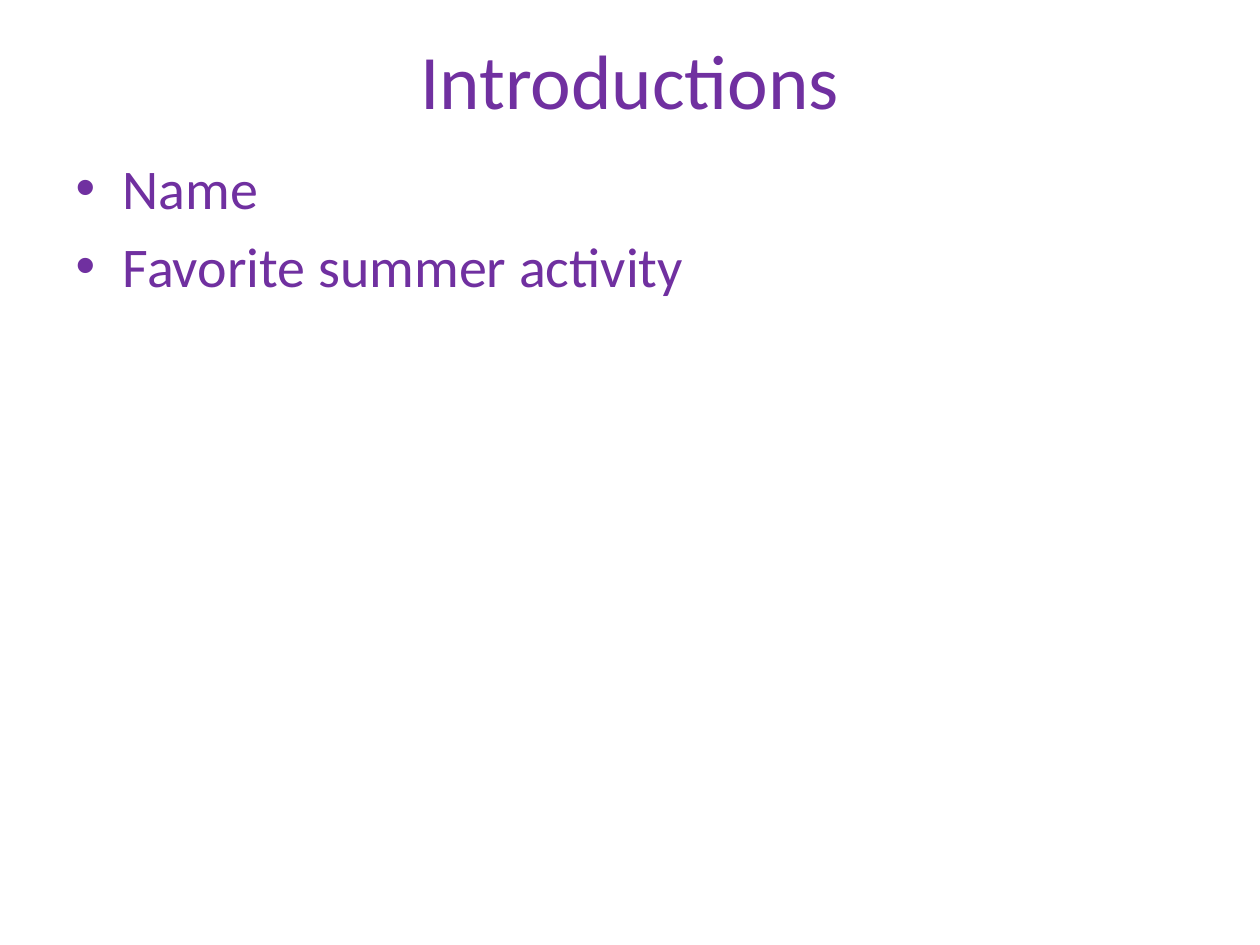
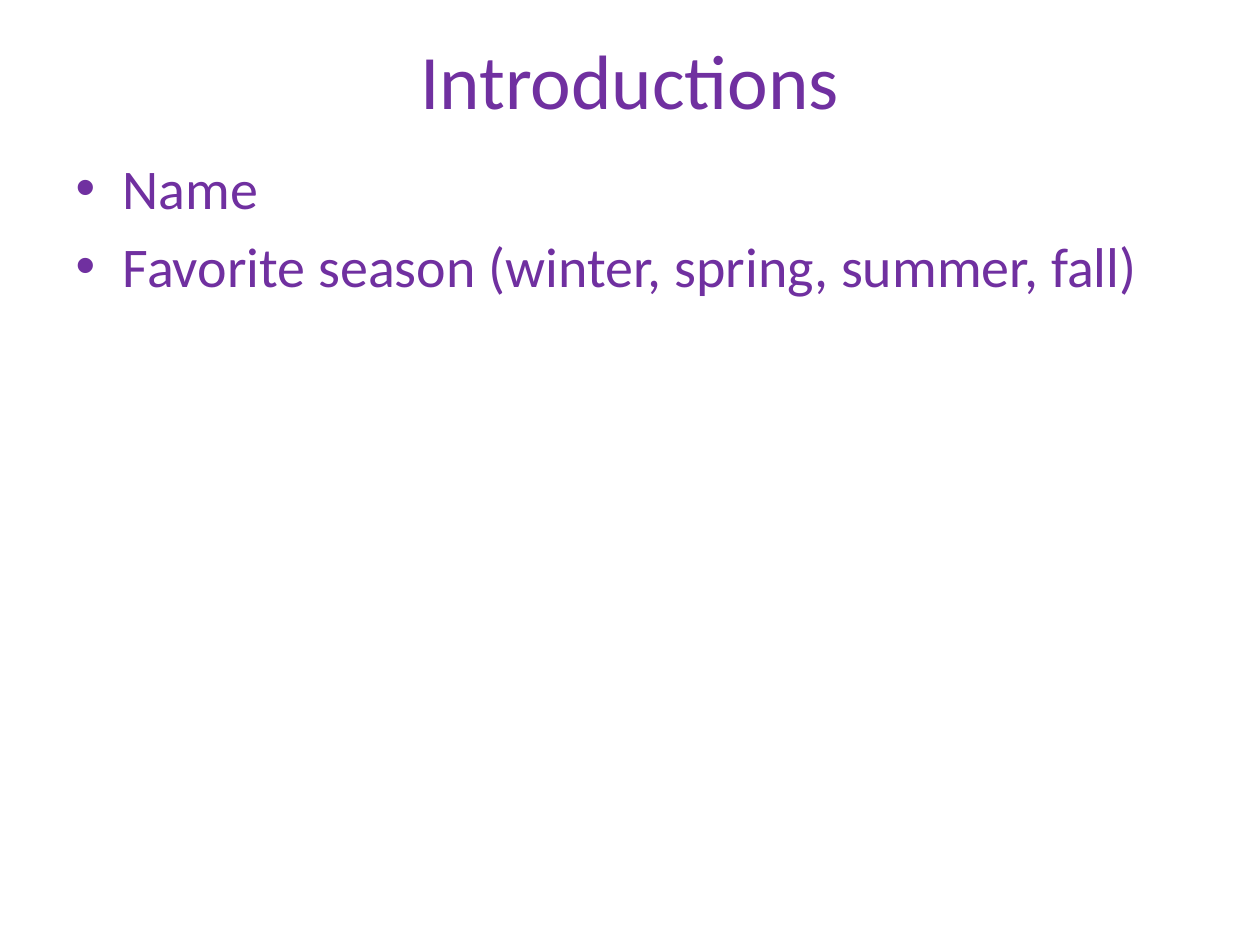
Before and after one commit to dykebert/GDI_Database_Training, a slide deck: slide 5 of Introduction to Databases and SQL.pptx. Drawn at 1260x945 pixels with LibreOffice and Linux fonts; fonts in the diff are those of the drawing. Boxes give left, top, right and bottom in pixels: in the first picture for what was removed or moved away, otherwise in the second. Text is boxed around its words. In the diff, an @@ line names an element or a change of style, - is before the commit and + after.

```diff
--- a/Introduction to Databases and SQL.pptx
+++ b/Introduction to Databases and SQL.pptx
@@ text at (123, 246, 1136, 297): text changed @@
-• Favorite summer activity
+• Favorite season (winter, spring, summer, fall)
```
Also in this commit, not shown: 4 other slides changed.
